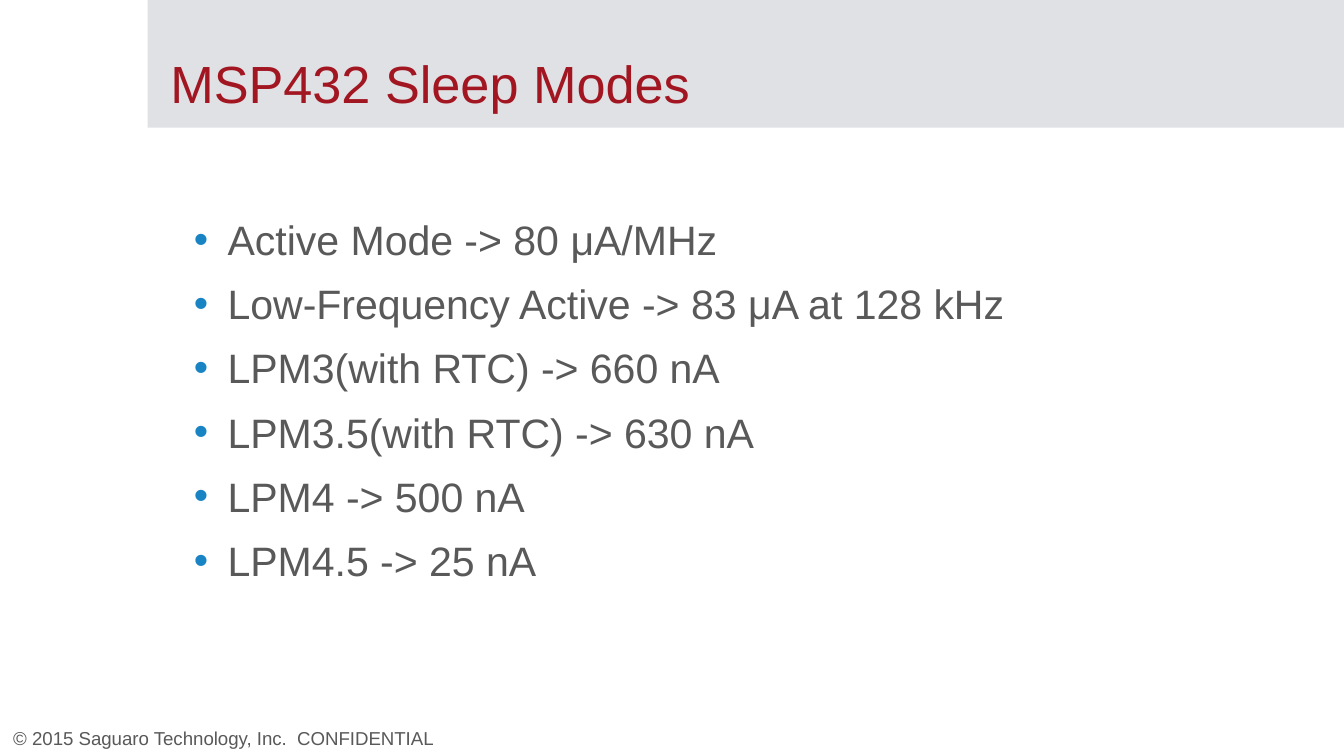
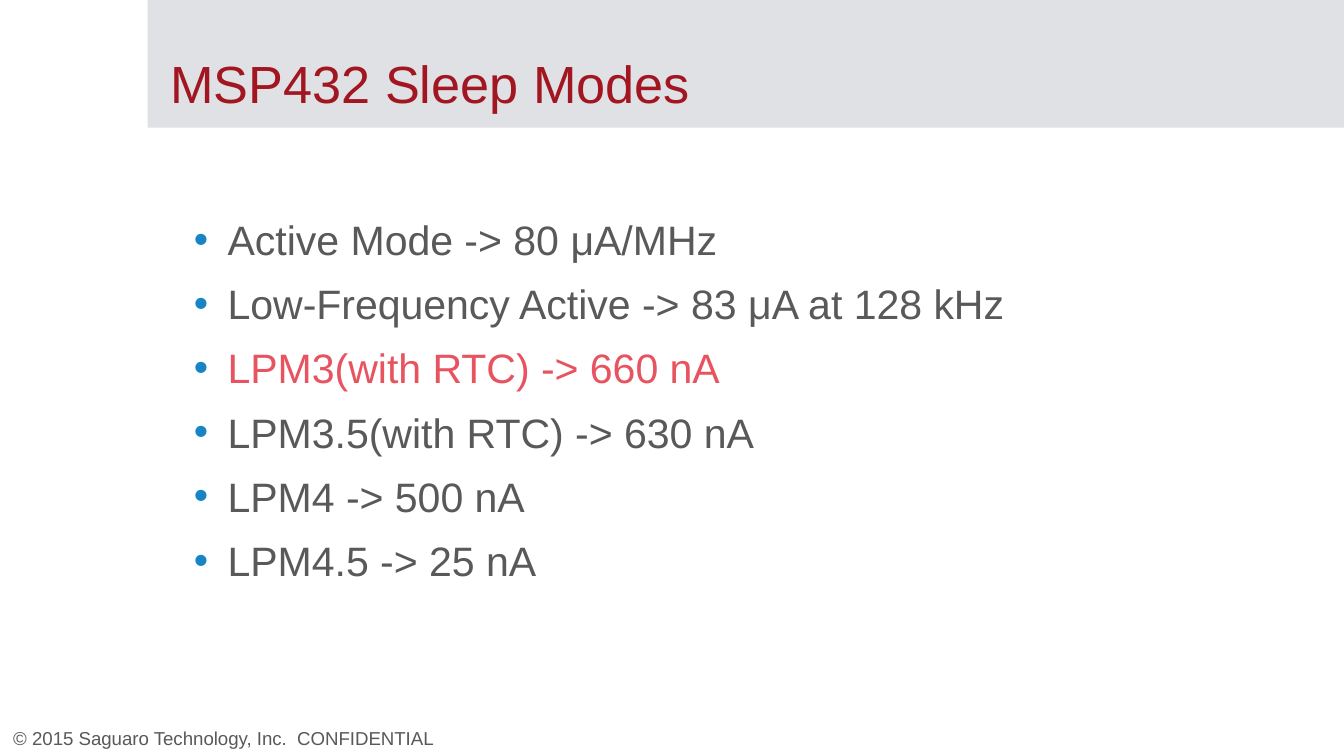
Before and after one commit to mememihnea/LicentaCod, a slide deck: slide 4 of Documentatie/Template.pptx. Drawn at 1344x756 pixels with LibreOffice and Linux fonts; fonts in the diff are those of the drawing; background and template pictures are left out. Boxes give left, top, right and bottom in pixels: in the first picture for what was removed or moved away, otherwise in the second. Text is boxed around its words. In the diff, an @@ line names an element or a change of style, - is before the commit and + after.

```diff
--- a/Documentatie/Template.pptx
+++ b/Documentatie/Template.pptx
@@ text at (x1=228, y1=353, x2=720, y2=392): text colour #595959 to #E85360 in "LPM3(with RTC) -> 660 nA" @@
```
Also in this commit, not shown: 1 other slide changed, 1 other file.
